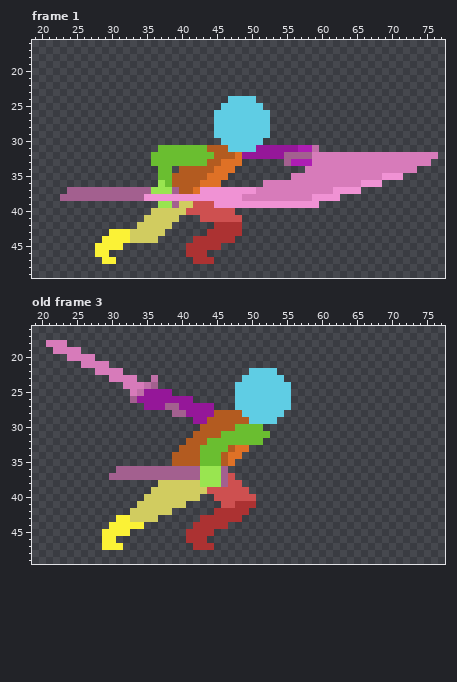
Two states of a pixel-art file, Assets/Sprites/Asset Pack-V4/Player Katana Continuous Attack/player katana continuous attack 80x64.aseprite. Above, as it was before the edit.
80x64 pixels, 9 frames. Shown: frame 1: x 19..77, y 16..49; old frame 3: x 19..77, y 16..49. The commit also changed other frames, which this record leaves out.
The same view after the edit:
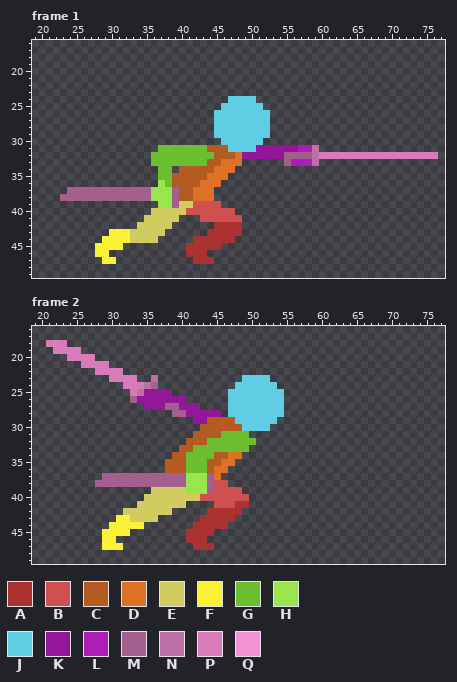
Palette (. is transparent): A #ac3232  B #ce5050  C #b35b20  D #df7126  E #d1cc60  F #fbf236  G #6abe30  H #99e550  J #5fcde4  K #951799  L #ae1db3  M #a3608f  N #bf6fa7  P #d77bba  Q #f092d4
A new or re-ordered frame is compared with the old frame closest to it.
Diff:
layer "slashies" removed
frames re-ordered
Frame 1:
y 32: x 59 P -> N
y 33: x 59..75 PPPPPPPPPPPPPPPPP -> N................
y 34: x 58..73 PPPPPPPPPPPPPPPP -> ................
y 35: x 56..71 PPPPPPPPPPPPPQQQ -> ................
y 36: x 52..68 PPPPPPPPPPPPPPQQQ -> .................
y 37: x 43..65 QQQQQQQQPPPPPPPPPPPQQQQ -> DD.....................
y 38: x 35..62 QQQQQQQQQQQQQQPPPPPPPPPPQQQQ -> MHHHMCCDDD..................
y 39: x 45..59 QQQQQQQQQQQQQQQ -> B..............
Frame 2 against old frame 3:
y 22: x 50..53 JJJJ -> ....
y 23: x 53..54 JJ -> ..
y 24: x 54..55 JJ -> ..
y 25: x 47 . -> J; x 55 J -> .
y 26: x 41 K -> .; x 47 . -> J; x 55 J -> .
y 27: x 43..44 KK -> ..; x 47 . -> J; x 55 J -> .
y 28: x 45..48 CCCC -> K.JJ
y 29: x 48..49 CC -> JJ
y 30: x 48..52 GGGG. -> CJJJJ
y 31: x 50..52 GGG -> ...
y 32: x 51 G -> .
y 33: x 42 C -> G; x 47..49 CDD -> GGG
y 34: x 41..42 CC -> GG; x 45 G -> C
y 35: x 38 . -> C; x 41..42 CC -> GG; x 44..46 GGC -> CCD
y 36: x 31..46 MMMMMMMMMMMMHHHM -> .......CCCGGGCDD
y 37: x 29 . -> M; x 41..42 MM -> HH; x 44..47 HHMB -> MD..
y 38: x 28..42 .........EEEEEE -> MMMMMMMMMMMMMHH; x 44..48 HHMBB -> MBB..
y 39: x 41..44 EEEB -> HHHM; x 49 B -> .
y 40: x 43..44 .. -> BB; x 50 B -> .
y 41: x 45 . -> B; x 50 A -> .
y 42: x 32 . -> E; x 44 . -> A; x 49 A -> .
y 43: x 48 A -> .
Changed places in both pictures, as pixel boxes (x1, y1, x2, y2):
changed: (144, 152, 431, 208)
changed: (95, 368, 291, 522)
